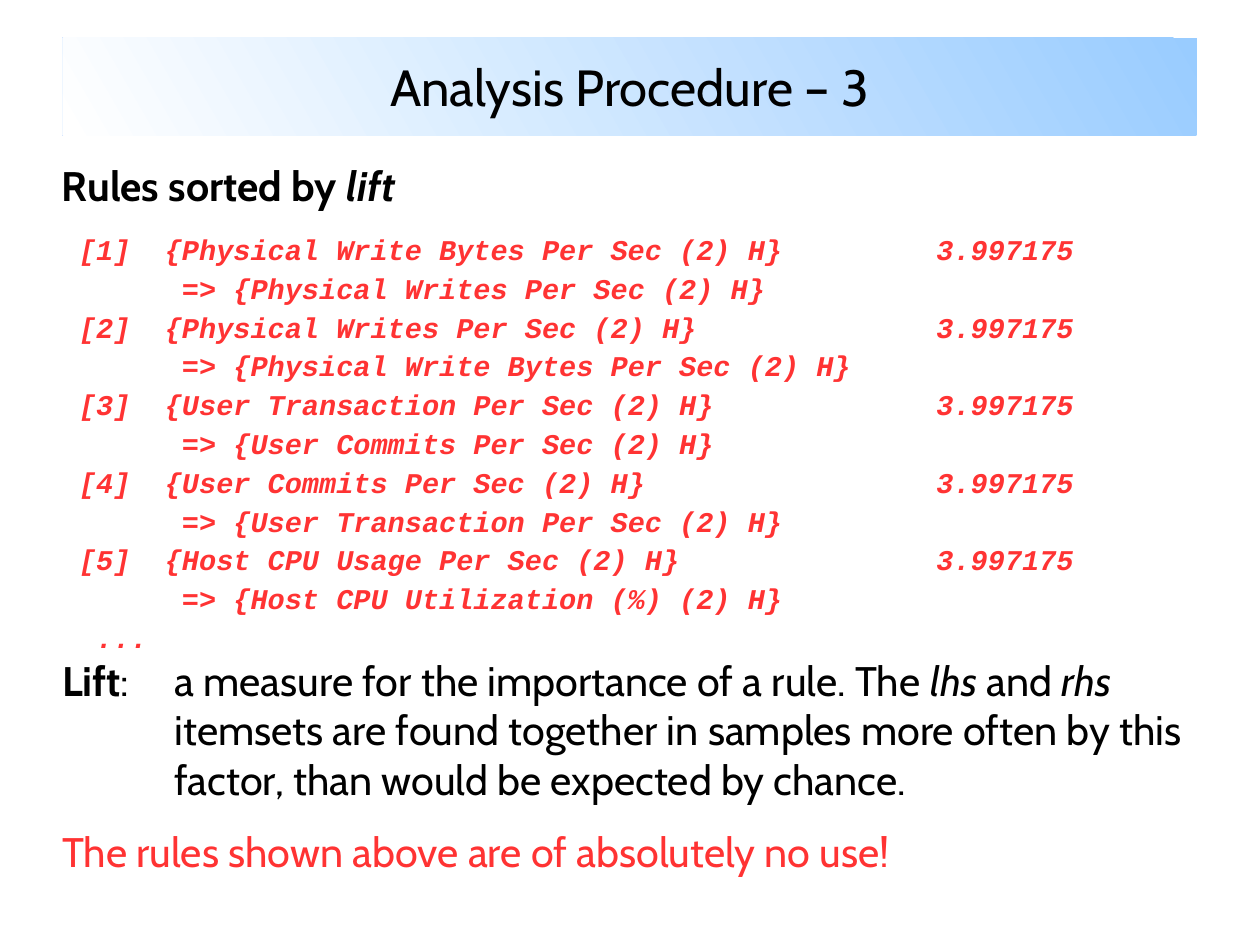
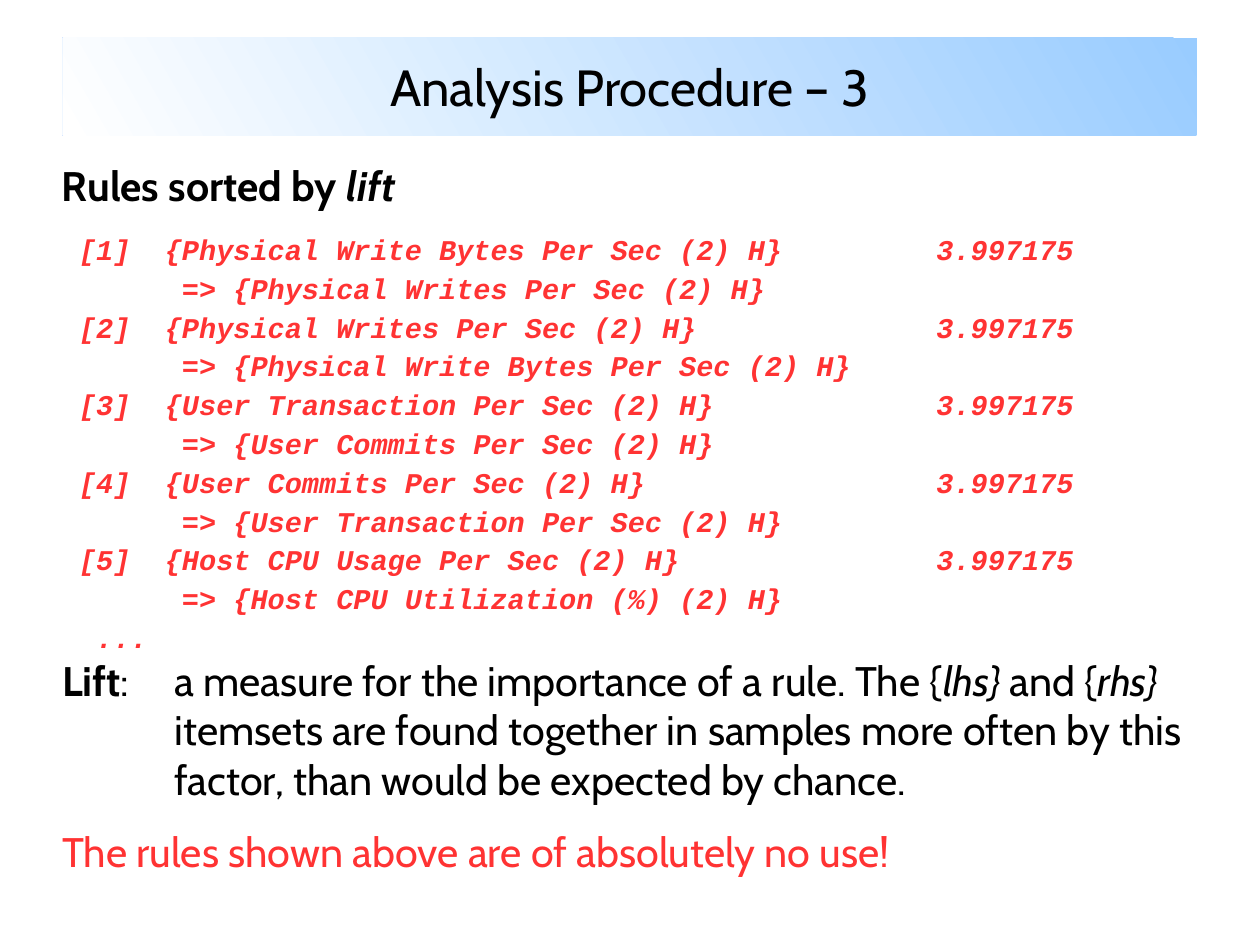
Before and after one commit to mbassi1364/CAS-Applied-Data-Science, a slide deck: slide 7 of Machine-Learning-Project/project.1/metriken.2020-03-14/analysis/prod.dba_hist_sysmetric_summary.2020-02-12-bis-2020-03-14/Report/bassi_oracle_metrics_association_mining.odp. Drawn at 1260x945 pixels with LibreOffice and Linux fonts; fonts in the diff are those of the drawing. Boxes give left, top, right and bottom in pixels: in the first picture for what was removed or moved away, otherwise in the second. Text is boxed around its words. In the diff, an @@ line names an element or a change of style, - is before the commit and + after.

```diff
--- a/Machine-Learning-Project/project.1/metriken.2020-03-14/analysis/prod.dba_hist_sysmetric_summary.2020-02-12-bis-2020-03-14/Report/bassi_oracle_metrics_association_mining.odp
+++ b/Machine-Learning-Project/project.1/metriken.2020-03-14/analysis/prod.dba_hist_sysmetric_summary.2020-02-12-bis-2020-03-14/Report/bassi_oracle_metrics_association_mining.odp
@@ text at box(62, 665, 1181, 804): text changed @@
-Lift: a measure for the importance of a rule. The lhs and rhs itemsets are found together in samples more often by this factor, than would be expected by chance.
+Lift: a measure for the importance of a rule. The {lhs} and {rhs} itemsets are found together in samples more often by this factor, than would be expected by chance.
```
Also in this commit, not shown: 4 other slides changed, 2 slides added, 3 other files.
